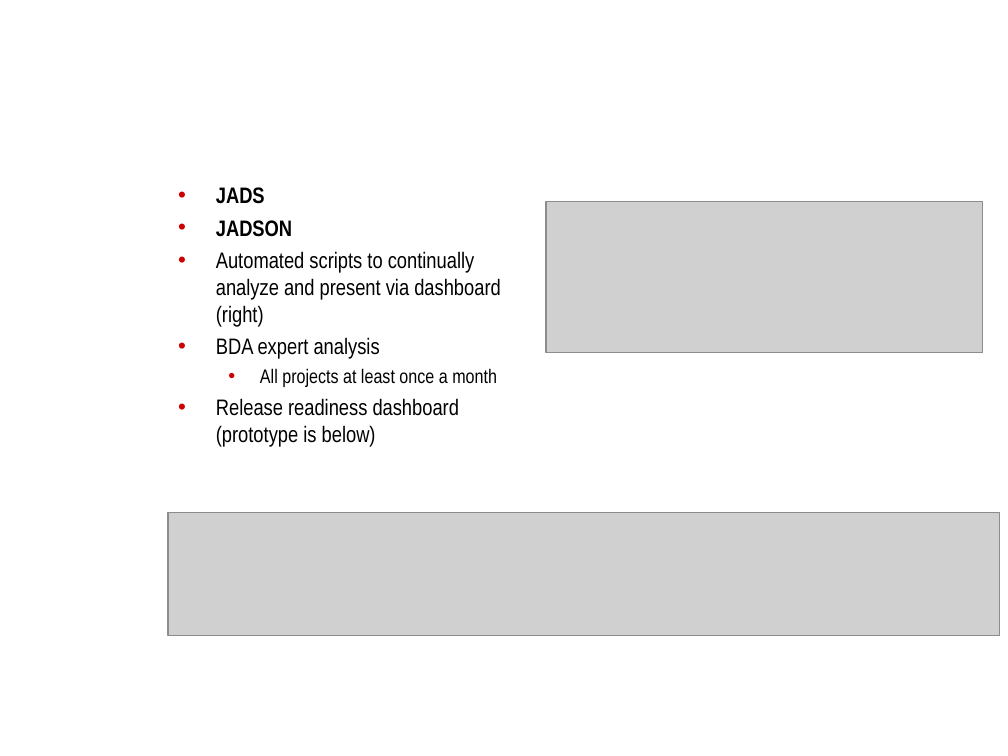
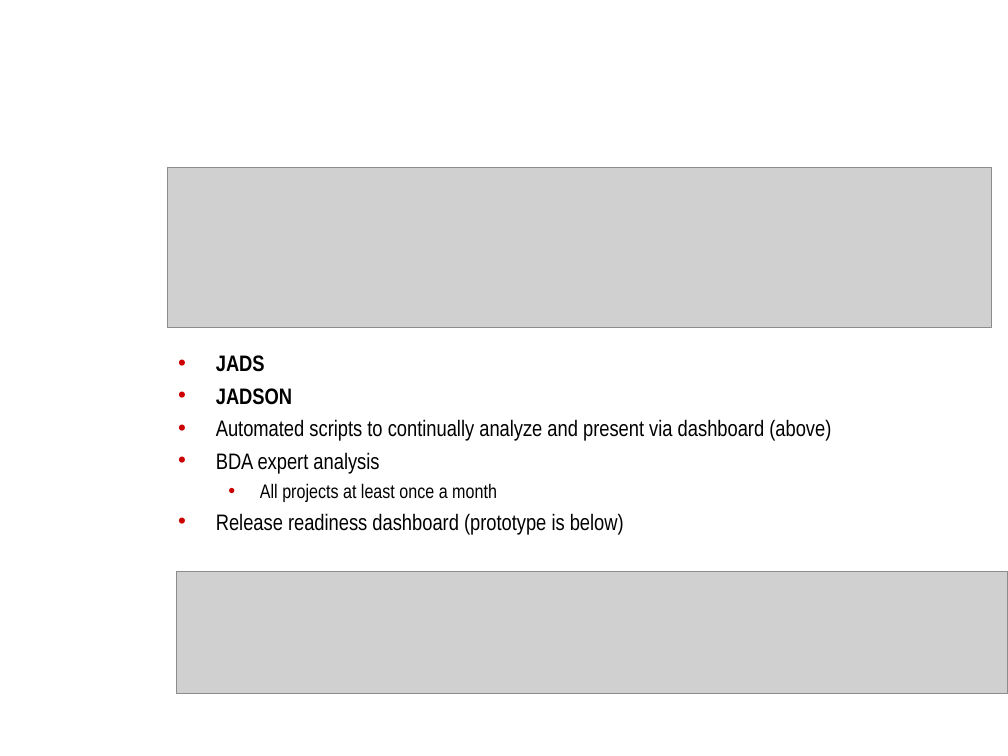
Before and after one commit to NCIP/automation, a slide deck: slide 11 of docs/roadmap/bda-rollout-121708.ppt (slide 10 before the commit). Drawn at 1008x756 pixels with LibreOffice and Linux fonts; fonts in the diff are those of the drawing; grey boxes stand for pictures; background and template pictures are left out. Boxes give left, top, right and bottom in pixels: in the first picture for what was removed or moved away, otherwise in the second. Text is boxed around its words. In the diff, an @@ line names an element or a change of style, - is before the commit and + after.

```diff
--- a/docs/roadmap/bda-rollout-121708.ppt
+++ b/docs/roadmap/bda-rollout-121708.ppt
@@ picture resized from (x1=546, y1=202, x2=983, y2=353) to (x1=168, y1=168, x2=992, y2=328) @@
@@ text "JADS" moved from (x1=216, y1=187, x2=501, y2=447) to (x1=216, y1=355, x2=831, y2=534) @@
@@ text at (x1=216, y1=419, x2=831, y2=441): text changed @@
-• Automated scripts to continually analyze and present via dashboard (right)
+• Automated scripts to continually analyze and present via dashboard (above)
@@ picture moved from (x1=168, y1=512, x2=1000, y2=635) to (x1=176, y1=572, x2=1008, y2=695) @@
```
Also in this commit, not shown: 5 other slides changed, 1 slide added.
